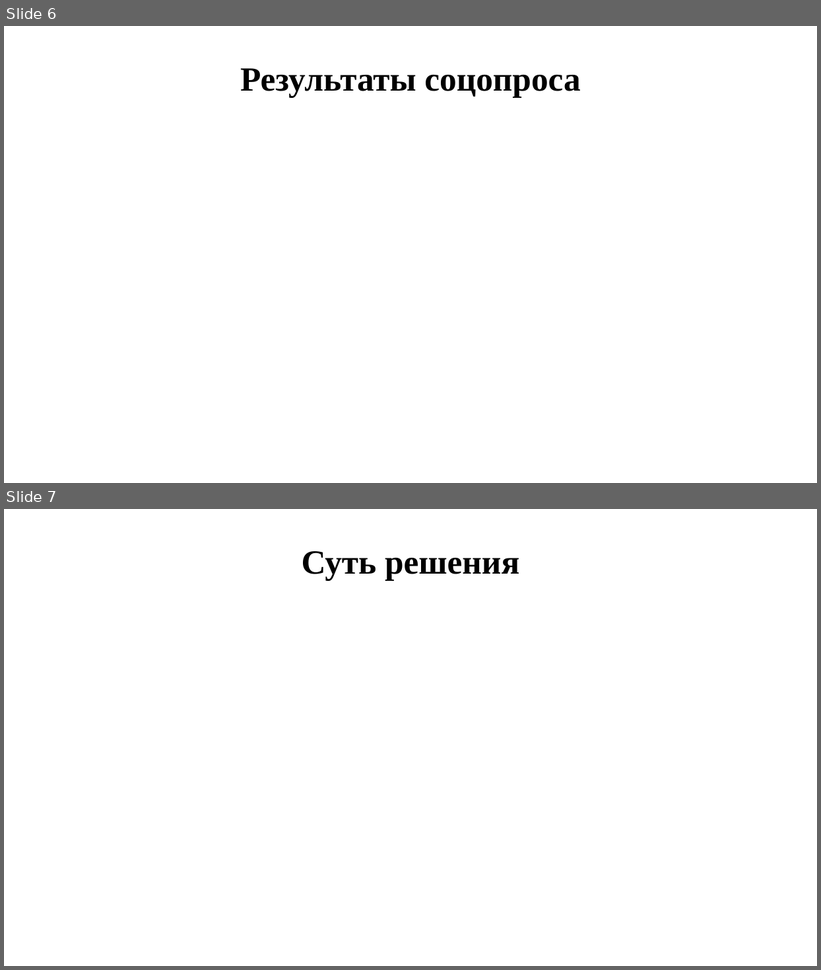
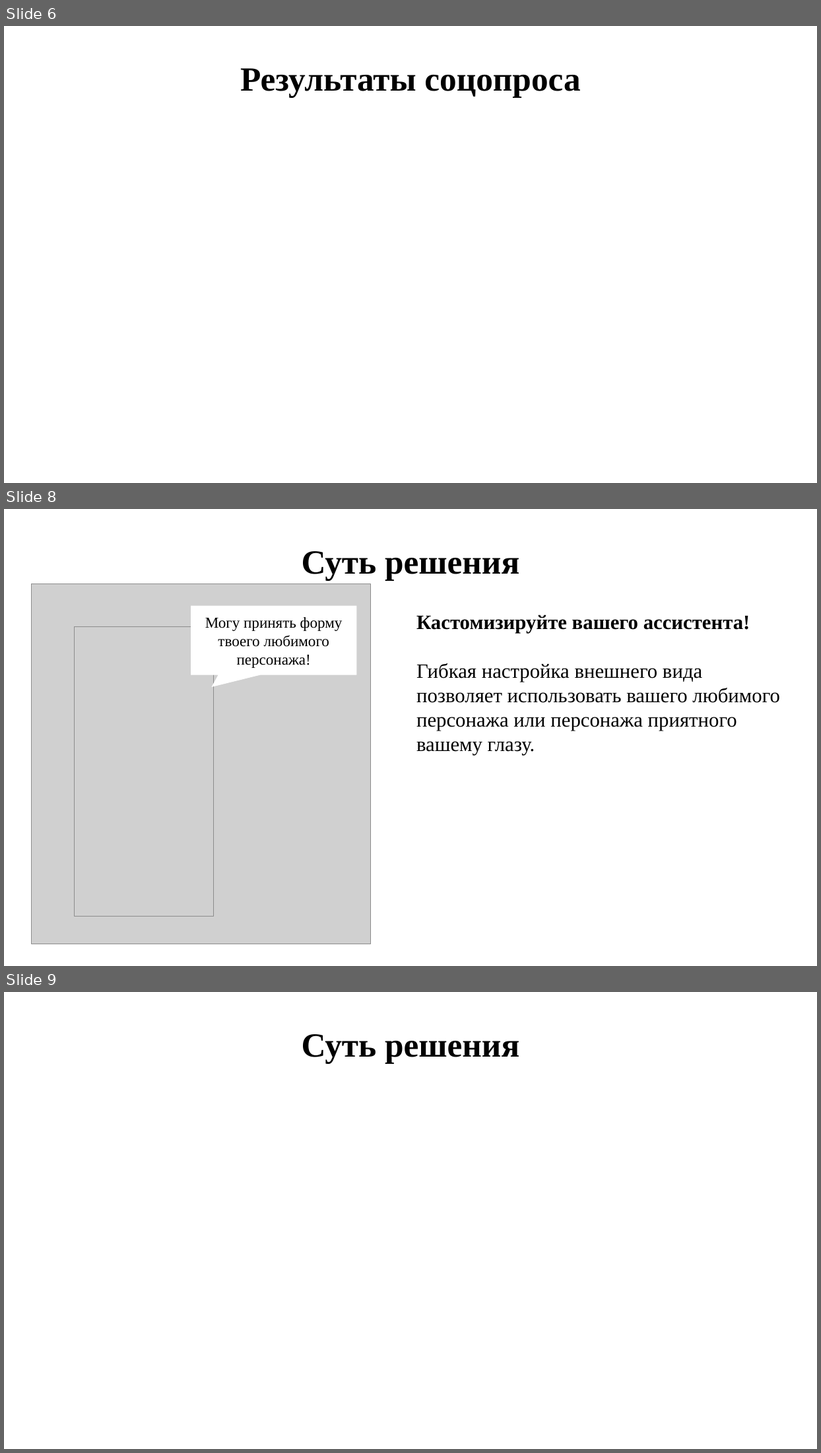
Before and after one commit to DronSyperlol/VirtualCurator, a slide deck: Docs/Presentation.pptx. Shown one above the other, each under a label of ours: slides 6 and 7 before the commit, slides 6, 8 and 9 after it; the slides between them are not shown. The pictures are 821x970 and 821x1453 pixels, drawn with LibreOffice and Linux fonts; fonts in the diff are those of the drawing; grey boxes stand for pictures. Boxes give left, top, right and bottom in pixels: in the first picture for what was removed or moved away, otherwise in the second. Text is boxed around its words. In the diff, an @@ line names an element or a change of style, - is before the commit and + after.

Commit message:
add(docs): Суть решения

```diff
--- a/Docs/Presentation.pptx
+++ b/Docs/Presentation.pptx
@@ slide 8 added at [4, 509, 817, 966], background #FFFFFF @@
@@ text added at [302, 551, 519, 580], 40 pt, text #000000, bold @@
+Суть решения
@@ picture added at [32, 584, 371, 944] @@
@@ speech box added at [191, 606, 356, 675], fill #FFFFFF, outline #FFFFFF 0.75 pt, 18 pt, text #000000 @@
+Могу принять форму твоего любимого персонажа!
@@ picture added at [75, 627, 214, 917] @@
@@ text added at [416, 615, 780, 755], 24 pt, text #000000 @@
+Кастомизируйте вашего ассистента!
+Гибкая настройка внешнего вида позволяет использовать вашего любимого персонажа или персонажа приятного вашему глазу.
@@ what was slide 7 is now slide 9 @@
```
Also in this commit, not shown: 1 slide changed, 1 other slide added.
